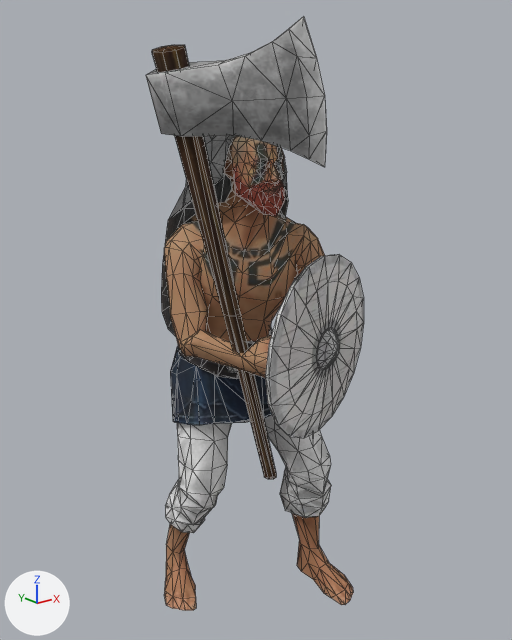
The glTF model public/assets/unit-models/14-berserk.glb: old version first, new version second.
Camera for both pictures: a camera (50 mm lens) standing at (-1.57, -2.13, 2.01) and looking at (-0.05, -0.23, 1.25). Every picture has the same lights, and +X, +Y and +Z are marked at lower left. The older version comes first. Mesh edges are drawn as thin lines. Vertices at exactly the same position are counted once.
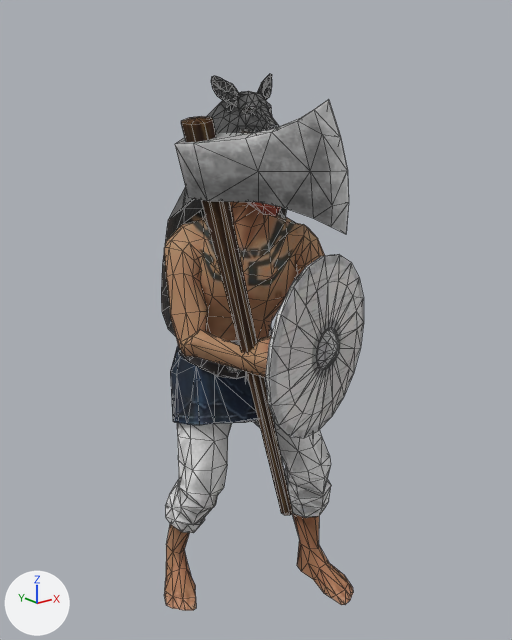
Location of each change, [x1, y1, x2, y2] in pixels of the pictures (512 x 640 px; the box of a moved part takes in the faces that stretch with it):
'Mesh_0', reshaped (7% narrower, 10% shorter)
    before: [146, 17, 364, 610]
    after: [161, 74, 364, 610]
part 1 of me_mesh_0, moved or reshaped
    before: [146, 17, 327, 167]
    after: [175, 99, 349, 234]
part 2 of me_mesh_0, moved or reshaped
    before: [152, 45, 276, 479]
    after: [181, 116, 292, 515]

The edits, one by one:
me_mesh_0 is used by ob_mesh_0; location (0.0, 0.0, 0.0).
me_mesh_0 had 1338 vertices, 2527 faces and spanned x -0.55..0.39, y -0.83..0.3, z 0.02..2.19.
me_mesh_0 now has 1338 vertices, 2527 faces and spans x -0.47..0.39, y -0.84..0.3, z 0.02..2.09.
me_mesh_0 part 1: the loose piece of 44 vertices spanning x -0.55..-0.26, y -0.83..-0.34, z 1.84..2.19 is moved by (0.08, -0.01, -0.18).
me_mesh_0 part 2: the loose piece of 26 vertices spanning x -0.54..0.0, y -0.49..-0.25, z 0.62..2.15 is moved by (0.08, -0.01, -0.18).
